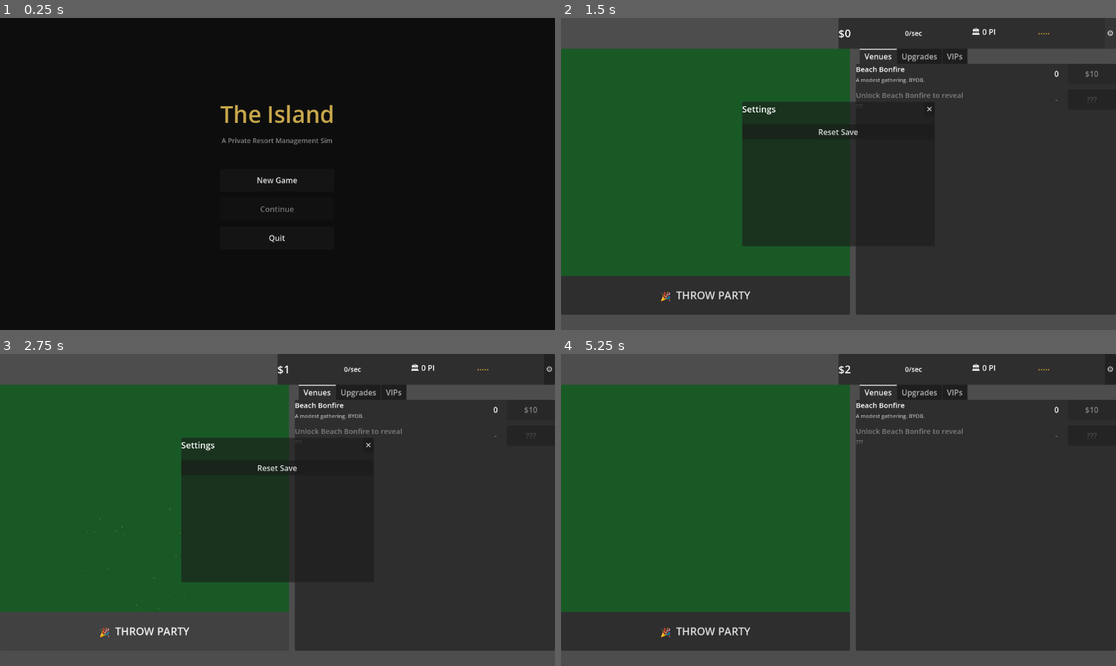
Above: before the commit, frames 1-4 (two rows, left to right).
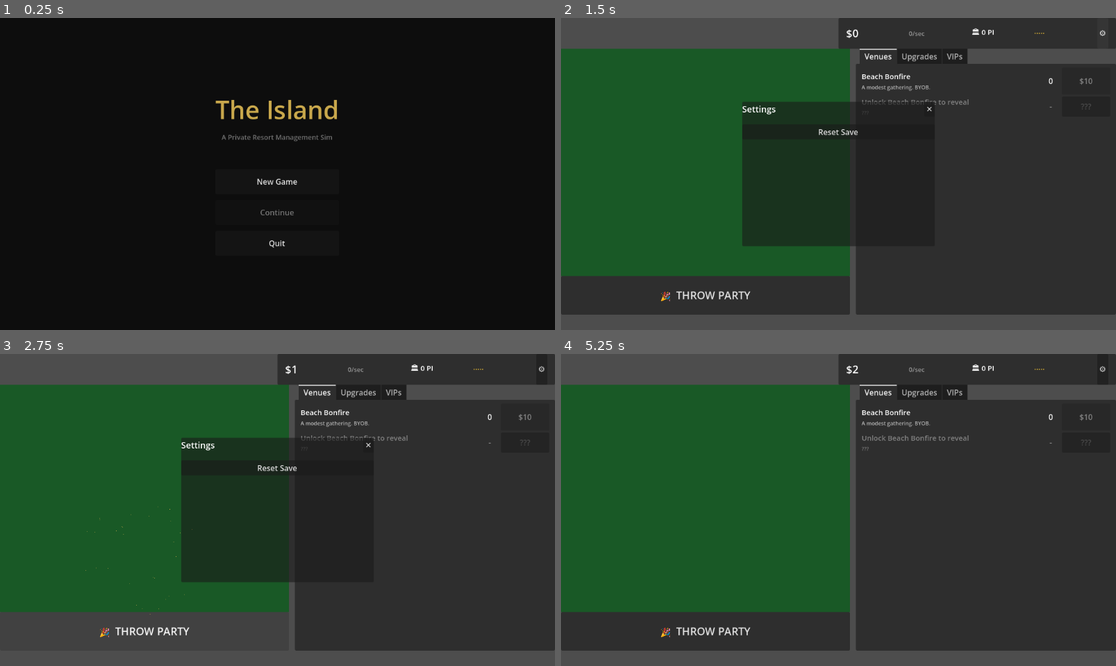
Above: after the commit, the same moments.

Repository: jhughesofficial/island-game
Game: Godot game, scene res://scenes/MainMenu.tscn
The game is run twice, just before and just after one commit, with the same random seed, the same clock (stepped at 60 frames per second) and the same inputs.
Inputs:
- Up to frame 1 (0.25 s): no input
- Up to frame 2 (1.5 s): click "New Game" at 0.5 s; click "⚙" at 1.25 s
- Up to frame 3 (2.75 s): click "🎉 THROW PARTY" at 2 s
- Up to frame 4 (5.25 s): click "✕" at 2.75 s; click "⚙" at 3.5 s; click "🎉 THROW PARTY" at 4.25 s; click "✕" at 5 s

The runs differ from the first frame. In frame 1, 1.3% of the frame differs, in the area x 38-61%, y 26-74%; in frame 2, 0.8%; in frame 3, 0.8%; in frame 4, 0.9%.

Commit message:
ui: spacing, typography, and layout polish pass
- StatusBar: MarginContainer wrapper (16px h-padding), normalized font
  sizes (22/13/15/16), rate label muted gray, vertical center alignment
- VenuePanel/UpgradePanel/VIPPanel: MarginContainer wrapper (12px sides,
  8px top/bottom), row min-height 56px, info VBox vertically centered
- MainMenu: larger title (52px), tighter subtitle gray, 32px spacer,
  wider buttons (220x52), separation normalized to 12px

Diff:
--- a/scenes/MainMenu.tscn
+++ b/scenes/MainMenu.tscn
@@ -18,30 +18,34 @@
 
 [node name="VBoxContainer" type="VBoxContainer" parent="CenterContainer"]
 theme_override_constants/separation = 12
+alignment = 1
 
 [node name="Title" type="Label" parent="CenterContainer/VBoxContainer"]
 text = "The Island"
 horizontal_alignment = 1
-theme_override_font_sizes/font_size = 48
+theme_override_font_sizes/font_size = 52
 theme_override_colors/font_color = Color(0.788, 0.659, 0.298, 1)
 
 [node name="Subtitle" type="Label" parent="CenterContainer/VBoxContainer"]
 text = "A Private Resort Management Sim"
 horizontal_alignment = 1
 theme_override_font_sizes/font_size = 14
-theme_override_colors/font_color = Color(0.533, 0.533, 0.533, 1)
+theme_override_colors/font_color = Color(0.45, 0.45, 0.45, 1)
 
 [node name="Spacer" type="Control" parent="CenterContainer/VBoxContainer"]
-custom_minimum_size = Vector2(0, 24)
+custom_minimum_size = Vector2(0, 32)
 
 [node name="NewGameBtn" type="Button" parent="CenterContainer/VBoxContainer"]
 text = "New Game"
-custom_minimum_size = Vector2(200, 48)
+custom_minimum_size = Vector2(220, 52)
+alignment = 1
 
 [node name="ContinueBtn" type="Button" parent="CenterContainer/VBoxContainer"]
 text = "Continue"
-custom_minimum_size = Vector2(200, 48)
+custom_minimum_size = Vector2(220, 52)
+alignment = 1
 
 [node name="QuitBtn" type="Button" parent="CenterContainer/VBoxContainer"]
 text = "Quit"
-custom_minimum_size = Vector2(200, 48)
+custom_minimum_size = Vector2(220, 52)
+alignment = 1
--- a/scenes/components/StatusBar.tscn
+++ b/scenes/components/StatusBar.tscn
@@ -5,34 +5,47 @@
 [node name="StatusBar" type="PanelContainer"]
 script = ExtResource("1")
 
-[node name="HBoxContainer" type="HBoxContainer" parent="."]
+[node name="MarginContainer" type="MarginContainer" parent="."]
 anchor_right = 1.0
 anchor_bottom = 1.0
-theme_override_constants/separation = 20
+theme_override_constants/margin_left = 16
+theme_override_constants/margin_right = 16
+theme_override_constants/margin_top = 0
+theme_override_constants/margin_bottom = 0
 
-[node name="MoneyLabel" type="Label" parent="HBoxContainer"]
+[node name="HBoxContainer" type="HBoxContainer" parent="MarginContainer"]
+anchor_right = 1.0
+anchor_bottom = 1.0
+theme_override_constants/separation = 24
+
+[node name="MoneyLabel" type="Label" parent="MarginContainer/HBoxContainer"]
 size_flags_horizontal = 3
 text = "$0"
+vertical_alignment = 1
 theme_override_font_sizes/font_size = 22
 
-[node name="RateLabel" type="Label" parent="HBoxContainer"]
+[node name="RateLabel" type="Label" parent="MarginContainer/HBoxContainer"]
 size_flags_horizontal = 3
 text = "0/sec"
-theme_override_font_sizes/font_size = 14
+vertical_alignment = 1
+theme_override_font_sizes/font_size = 13
+theme_override_colors/font_color = Color(0.6, 0.6, 0.6, 1)
 
-[node name="PILabel" type="Label" parent="HBoxContainer"]
+[node name="PILabel" type="Label" parent="MarginContainer/HBoxContainer"]
 size_flags_horizontal = 3
 text = "🏛 0 PI"
+vertical_alignment = 1
+theme_override_font_sizes/font_size = 15
+
+[node name="HeatLabel" type="Label" parent="MarginContainer/HBoxContainer"]
+size_flags_horizontal = 3
+text = "· · · · ·"
+vertical_alignment = 1
 theme_override_font_sizes/font_size = 16
 
-[node name="HeatLabel" type="Label" parent="HBoxContainer"]
-size_flags_horizontal = 3
-text = "· · · · ·"
-theme_override_font_sizes/font_size = 18
-
-[node name="RetireBtn" type="Button" parent="HBoxContainer"]
+[node name="RetireBtn" type="Button" parent="MarginContainer/HBoxContainer"]
 text = "Retire"
 visible = false
 
-[node name="SettingsBtn" type="Button" parent="HBoxContainer"]
+[node name="SettingsBtn" type="Button" parent="MarginContainer/HBoxContainer"]
 text = "⚙"
--- a/scenes/components/UpgradePanel.tscn
+++ b/scenes/components/UpgradePanel.tscn
@@ -7,6 +7,13 @@
 anchor_bottom = 1.0
 script = ExtResource("1")
 
-[node name="VBoxContainer" type="VBoxContainer" parent="."]
+[node name="MarginContainer" type="MarginContainer" parent="."]
 size_flags_horizontal = 3
-theme_override_constants/separation = 10
+theme_override_constants/margin_left = 12
+theme_override_constants/margin_right = 12
+theme_override_constants/margin_top = 8
+theme_override_constants/margin_bottom = 8
+
+[node name="VBoxContainer" type="VBoxContainer" parent="MarginContainer"]
+size_flags_horizontal = 3
+theme_override_constants/separation = 4
--- a/scenes/components/VIPPanel.tscn
+++ b/scenes/components/VIPPanel.tscn
@@ -7,6 +7,13 @@
 anchor_bottom = 1.0
 script = ExtResource("1")
 
-[node name="VBoxContainer" type="VBoxContainer" parent="."]
+[node name="MarginContainer" type="MarginContainer" parent="."]
 size_flags_horizontal = 3
-theme_override_constants/separation = 10
+theme_override_constants/margin_left = 12
+theme_override_constants/margin_right = 12
+theme_override_constants/margin_top = 8
+theme_override_constants/margin_bottom = 8
+
+[node name="VBoxContainer" type="VBoxContainer" parent="MarginContainer"]
+size_flags_horizontal = 3
+theme_override_constants/separation = 4
--- a/scenes/components/VenuePanel.tscn
+++ b/scenes/components/VenuePanel.tscn
@@ -7,6 +7,13 @@
 anchor_bottom = 1.0
 script = ExtResource("1")
 
-[node name="VBoxContainer" type="VBoxContainer" parent="."]
+[node name="MarginContainer" type="MarginContainer" parent="."]
 size_flags_horizontal = 3
-theme_override_constants/separation = 12
+theme_override_constants/margin_left = 12
+theme_override_constants/margin_right = 12
+theme_override_constants/margin_top = 8
+theme_override_constants/margin_bottom = 8
+
+[node name="VBoxContainer" type="VBoxContainer" parent="MarginContainer"]
+size_flags_horizontal = 3
+theme_override_constants/separation = 4
--- a/scripts/components/status_bar.gd
+++ b/scripts/components/status_bar.gd
@@ -2,12 +2,12 @@
 
 const RETIRE_PI_THRESHOLD: int = 100
 
-@onready var money_label: Label = $HBoxContainer/MoneyLabel
-@onready var rate_label: Label = $HBoxContainer/RateLabel
-@onready var pi_label: Label = $HBoxContainer/PILabel
-@onready var heat_label: Label = $HBoxContainer/HeatLabel
-@onready var retire_btn: Button = $HBoxContainer/RetireBtn
-@onready var settings_btn: Button = $HBoxContainer/SettingsBtn
+@onready var money_label: Label = $MarginContainer/HBoxContainer/MoneyLabel
+@onready var rate_label: Label = $MarginContainer/HBoxContainer/RateLabel
+@onready var pi_label: Label = $MarginContainer/HBoxContainer/PILabel
+@onready var heat_label: Label = $MarginContainer/HBoxContainer/HeatLabel
+@onready var retire_btn: Button = $MarginContainer/HBoxContainer/RetireBtn
+@onready var settings_btn: Button = $MarginContainer/HBoxContainer/SettingsBtn
 
 func _ready() -> void:
 	GameState.money_changed.connect(_on_money_changed)
--- a/scripts/components/upgrade_panel.gd
+++ b/scripts/components/upgrade_panel.gd
@@ -1,6 +1,6 @@
 extends ScrollContainer
 
-@onready var list: VBoxContainer = $VBoxContainer
+@onready var list: VBoxContainer = $MarginContainer/VBoxContainer
 var _data_node: Node
 
 func _ready() -> void:
@@ -36,9 +36,11 @@
 	var row := HBoxContainer.new()
 	row.name = "upg_" + upg.id
 	row.add_theme_constant_override("separation", 8)
+	row.custom_minimum_size = Vector2(0, 56)
 
 	var info := VBoxContainer.new()
 	info.size_flags_horizontal = Control.SIZE_EXPAND_FILL
+	info.size_flags_vertical = Control.SIZE_SHRINK_CENTER
 	var name_lbl := Label.new()
 	name_lbl.text = upg.name
 	name_lbl.add_theme_font_size_override("font_size", 15)
--- a/scripts/components/venue_panel.gd
+++ b/scripts/components/venue_panel.gd
@@ -1,6 +1,6 @@
 extends ScrollContainer
 
-@onready var list: VBoxContainer = $VBoxContainer
+@onready var list: VBoxContainer = $MarginContainer/VBoxContainer
 var _data_node: Node
 
 func _ready() -> void:
@@ -39,10 +39,12 @@
 	var row := HBoxContainer.new()
 	row.name = "row_" + venue.id
 	row.add_theme_constant_override("separation", 8)
+	row.custom_minimum_size = Vector2(0, 56)
 
 	var info := VBoxContainer.new()
 	info.name = "Info"
 	info.size_flags_horizontal = Control.SIZE_EXPAND_FILL
+	info.size_flags_vertical = Control.SIZE_SHRINK_CENTER
 	var name_lbl := Label.new()
 	name_lbl.name = "NameLabel"
 	name_lbl.text = venue.name
--- a/scripts/components/vip_panel.gd
+++ b/scripts/components/vip_panel.gd
@@ -1,6 +1,6 @@
 extends ScrollContainer
 
-@onready var list: VBoxContainer = $VBoxContainer
+@onready var list: VBoxContainer = $MarginContainer/VBoxContainer
 var _data_node: Node
 
 func _ready() -> void:
@@ -36,9 +36,11 @@
 	var row := HBoxContainer.new()
 	row.name = "vip_" + vip.id
 	row.add_theme_constant_override("separation", 8)
+	row.custom_minimum_size = Vector2(0, 56)
 
 	var info := VBoxContainer.new()
 	info.size_flags_horizontal = Control.SIZE_EXPAND_FILL
+	info.size_flags_vertical = Control.SIZE_SHRINK_CENTER
 	var name_lbl := Label.new()
 	name_lbl.text = vip.name
 	name_lbl.add_theme_font_size_override("font_size", 15)
